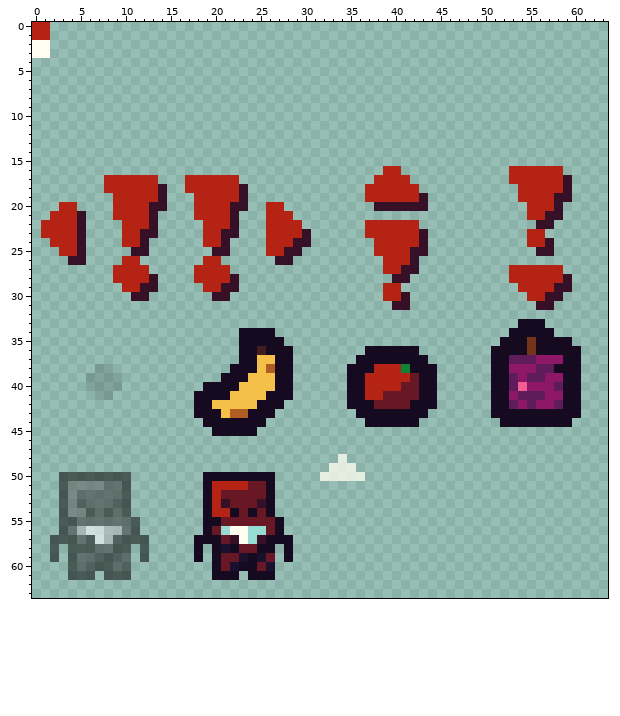
A pixel-art file gets an edit: res/img/overlayelements.aseprite. Above: the version before the commit.
64x64 pixels, 1 frame. Colours within 5 levels of each other are drawn and written as one.
New version:
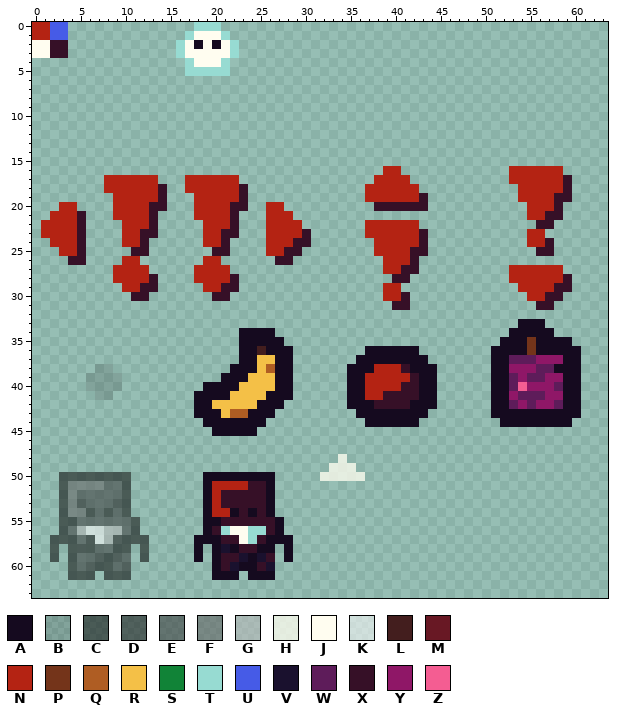
Palette (. is transparent): A #150a1f  B #15151528  C #15151596  D #20202096  E #40404096  F #64646496  G #b9b9b996  H #fffdf0c1  J #fffdf0  K #f8f8f896  L #431e1e  M #681824  N #b42313  P #74341a  Q #af5d23  R #f4c047  S #118337  T #97dbd2  U #465be7  V #1a112e  W #5e1c5a  X #361027  Y #8f1767  Z #f45d92
Difference:
Colour A is added in row 2 at x 18 and 20.
Colour J is added in row 1 at x 18 to 20; in row 2 at x 17, 19 and 21; in row 3 at x 17 to 21; in row 4 at x 18 to 20.
Colour T is added in row 0 at x 18 to 20; in row 1 at x 17 and 21; in rows 2 to 3 at x 16 and 22; in row 4 at x 17 and 21; in row 5 at x 17 to 21.
Colour U is added in rows 0 to 1 at x 2 to 3.
Colour X is added in rows 2 to 3 at x 2 to 3.
Colour X replaces colour M in row 39 at x 42; in row 40 at x 41 to 42; in row 41 at x 39 to 42; in row 42 at x 38 to 41; in row 51 at x 24 to 25; in row 52 at x 21 to 25.
Colour X replaces colour M in row 53 at x 22 to 24; in row 54 at x 23 and 25; in row 55 at x 21 to 26; in row 56 at x 20 and 26; in row 57 at x 21; in row 58 at x 23 to 24.
Colour X replaces colour M in row 59 at x 21 to 22 and 26; in row 60 at x 21 and 25.
Colour X replaces colour S in row 38 at x 41.
